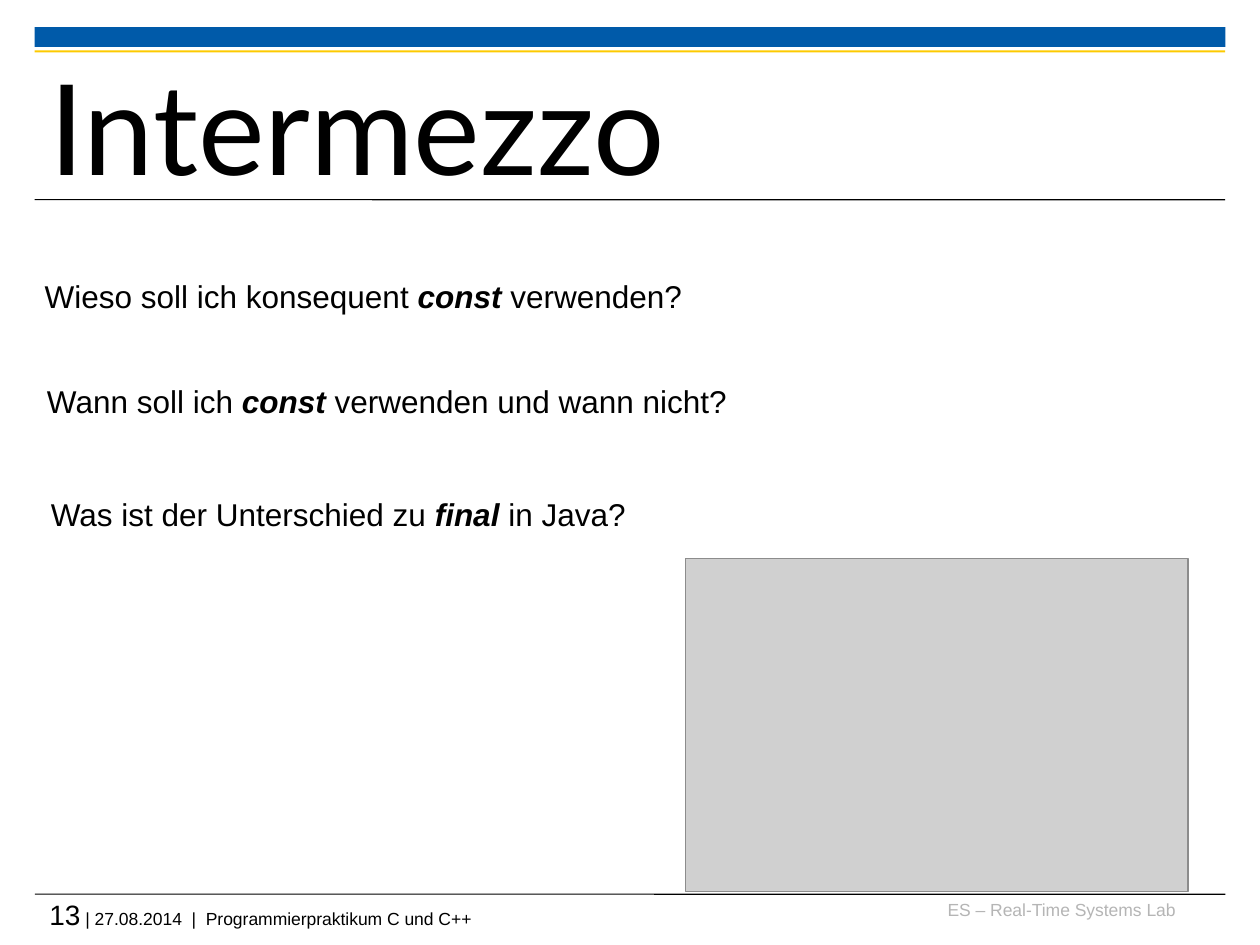
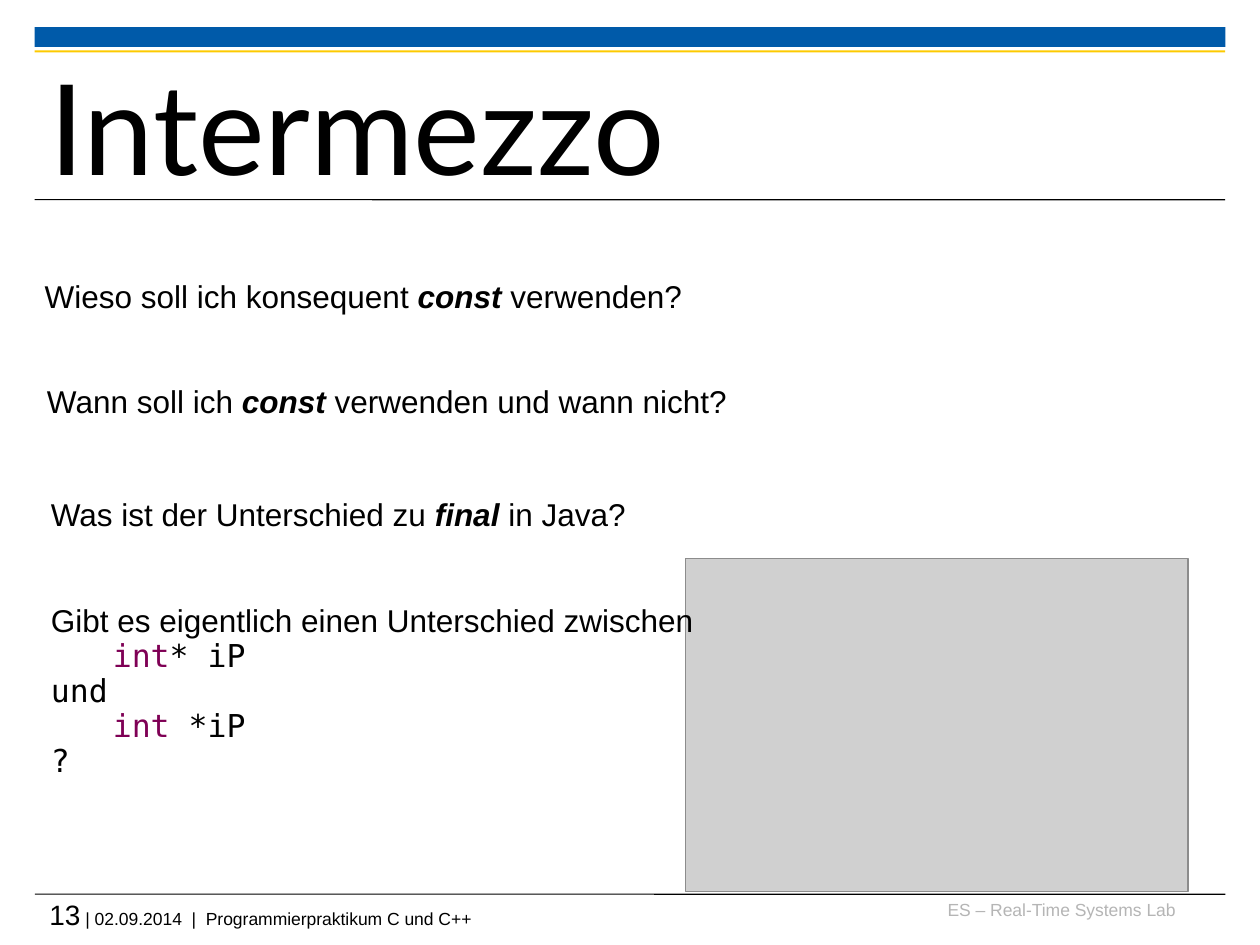
Before and after one commit to h82k/tud-cppp, a slide deck: slide 13 of Vorlesung/2 Speicherverwaltung.pptx. Drawn at 1260x945 pixels with LibreOffice and Linux fonts; fonts in the diff are those of the drawing; grey boxes stand for pictures; background and template pictures are left out. Boxes give left, top, right and bottom in pixels: in the first picture for what was removed or moved away, otherwise in the second. Text is boxed around its words. In the diff, an @@ line names an element or a change of style, - is before the commit and + after.

Commit message:
Intermezzo question on semantic of *

```diff
--- a/Vorlesung/2 Speicherverwaltung.pptx
+++ b/Vorlesung/2 Speicherverwaltung.pptx
@@ text at [51, 503, 693, 737]: text changed @@
-Was ist der Unterschied zu final in Java?
+Was ist der Unterschied zu final in Java?
+Gibt es eigentlich einen Unterschied zwischen
+int* iP
+und
+int *iP
+?
@@ text at [49, 905, 471, 929]: text changed @@
-13 | 27.08.2014 | Programmierpraktikum C und C++
+13 | 02.09.2014 | Programmierpraktikum C und C++
```
Also in this commit, not shown: 3 other slides changed.
